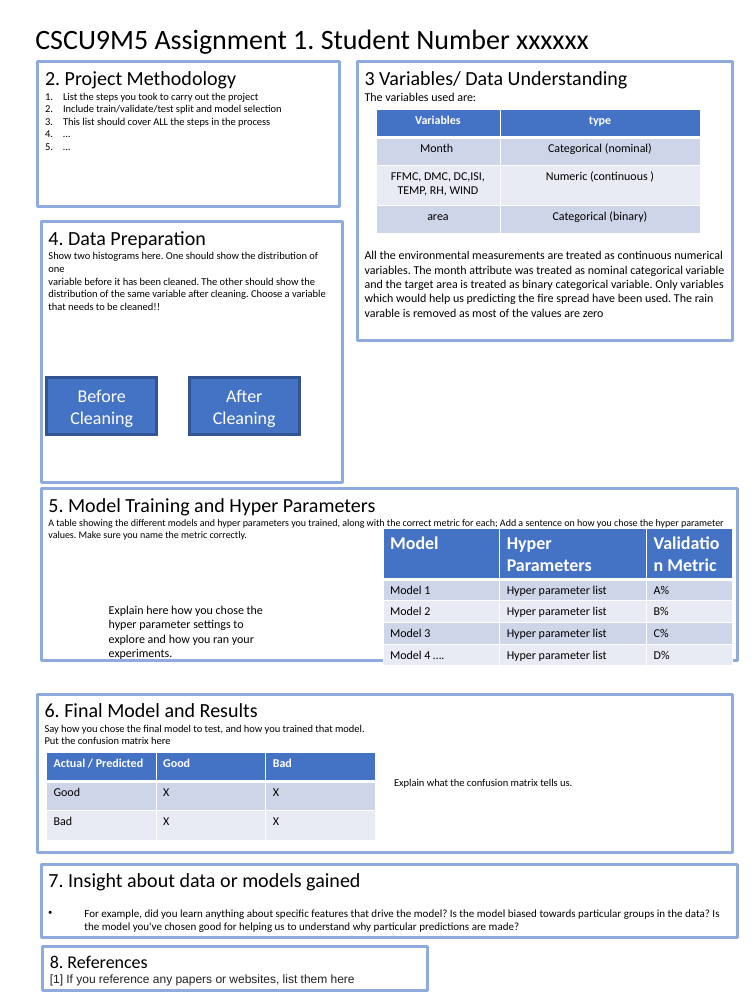
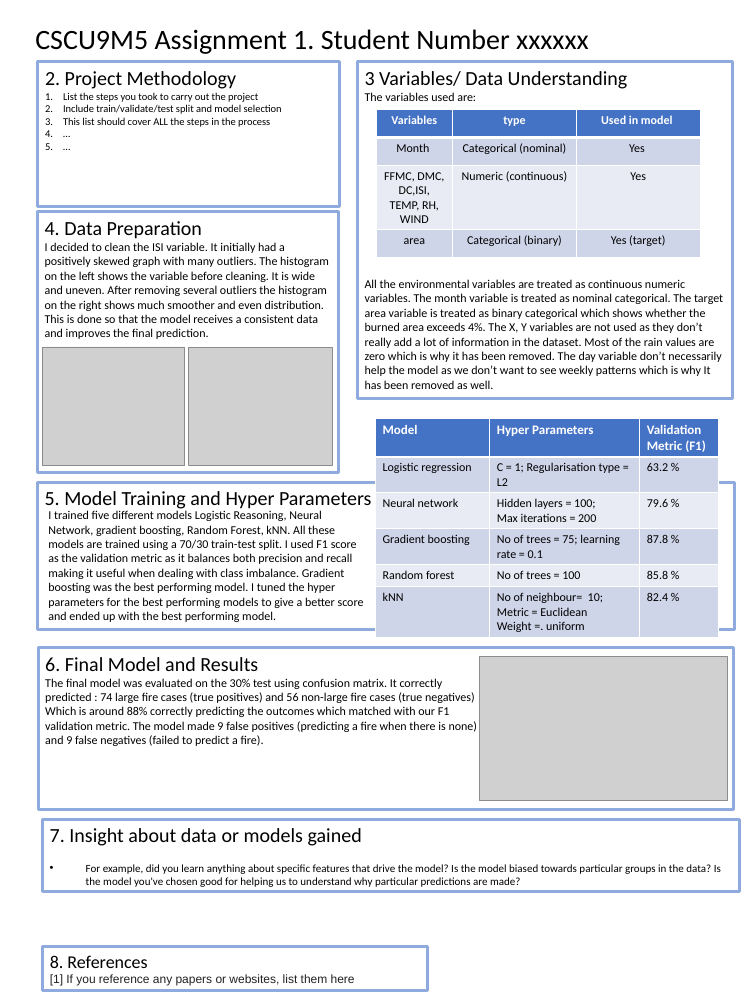
Before and after one commit to v-saketh-p/CSCU9M5_assignment, a slide deck: slide 2 of assignment_CSCU9M5.pptx. Drawn at 756x1008 pixels with LibreOffice and Linux fonts; fonts in the diff are those of the drawing; grey boxes stand for pictures. Boxes give left, top, right and bottom in pixels: in the first picture for what was removed or moved away, otherwise in the second. Text is boxed around its words. In the diff, an @@ line names an element or a change of style, - is before the commit and + after.

```diff
--- a/assignment_CSCU9M5.pptx
+++ b/assignment_CSCU9M5.pptx
@@ rectangle "3 Variables/ Data Understanding": place and size @@
-rectangle "3 Variables/ Data Understanding" at box(357, 62, 732, 341)
+rectangle "3 Variables/ Data Understanding" at box(357, 62, 732, 399)
@@ table at box(376, 109, 700, 258) @@
-column 2: type | Categorical (nominal) | Numeric (continuous ) | Categorical (binary)
+column 2: type | Categorical (nominal) | Numeric (continuous) | Categorical (binary)
+column 3: Used in model | Yes | Yes | Yes (target)
@@ rectangle "4. Data Preparation": place and size @@
-rectangle "4. Data Preparation" at box(41, 222, 343, 482)
+rectangle "4. Data Preparation" at box(37, 212, 339, 472)
@@ text in rectangle at box(45, 242, 329, 339): text changed; size 10.5 to 12 pt @@
-Show two histograms here. One should show the distribution of one
-variable before it has been cleaned. The other should show the
-distribution of the same variable after cleaning. Choose a variable
-that needs to be cleaned!!
+I decided to clean the ISI variable. It initially had a positively skewed graph with many outliers. The histogram on the left shows the variable before cleaning. It is wide and uneven. After removing several outliers the histogram on the right shows much smoother and even distribution. This is done so that the model receives a consistent data and improves the final prediction.
@@ text in rectangle at box(365, 279, 723, 389): text changed @@
-All the environmental measurements are treated as continuous numerical variables. The month attribute was treated as nominal categorical variable and the target area is treated as binary categorical variable. Only variables which would help us predicting the fire spread have been used. The rain varable is removed as most of the values are zero
+All the environmental variables are treated as continuous numeric variables. The month variable is treated as nominal categorical. The target area variable is treated as binary categorical which shows whether the burned area exceeds 4%. The X, Y variables are not used as they don’t really add a lot of information in the dataset. Most of the rain values are zero which is why it has been removed. The day variable don’t necessarily help the model as we don’t want to see weekly patterns which is why It has been removed as well.
@@ picture added at box(42, 347, 184, 466) @@
@@ picture added at box(188, 348, 333, 465) @@
@@ rectangle removed at box(47, 378, 157, 435) @@
-Before Cleaning
@@ rectangle removed at box(189, 378, 300, 435) @@
-After Cleaning
@@ table at box(375, 418, 719, 636) @@
-row 1: Model | Hyper Parameters | Validation Metric
-row 2: Model 1 | Hyper parameter list | A%
-row 3: Model 2 | Hyper parameter list | B%
-row 4: Model 3 | Hyper parameter list | C%
-row 5: Model 4 …. | Hyper parameter list | D%
+row 1: Model | Hyper Parameters | Validation Metric (F1)
+row 2: Logistic regression | C = 1; Regularisation type = L2 | 63.2 %
+row 3: Neural network | Hidden layers = 100; / Max iterations = 200 | 79.6 %
+row 4: Gradient boosting | No of trees = 75; learning rate = 0.1 | 87.8 %
+row 5: Random forest | No of trees = 100 | 85.8 %
+row 6: kNN | No of neighbour= 10; / Metric = Euclidean / Weight =. uniform | 82.4 %
@@ table: place and size @@
-table at box(383, 529, 733, 666)
+table at box(375, 418, 719, 636)
@@ rectangle "5. Model Training and Hyper ...": place and size @@
-rectangle "5. Model Training and Hyper ..." at box(41, 489, 738, 661)
+rectangle "5. Model Training and Hyper ..." at box(37, 482, 734, 629)
@@ text in rectangle at box(48, 519, 724, 540): paragraph removed @@
-A table showing the different models and hyper parameters you trained, along with the correct metric for each; Add a sentence on how you chose the hyper parameter values. Make sure you name the metric correctly.
@@ text at box(48, 510, 364, 622): text changed @@
-Explain here how you chose the hyper parameter settings to explore and how you ran your experiments.
+I trained five different models Logistic Reasoning, Neural Network, gradient boosting, Random Forest, kNN. All these models are trained using a 70/30 train-test split. I used F1 score as the validation metric as it balances both precision and recall making it useful when dealing with class imbalance. Gradient boosting was the best performing model. I tuned the hyper parameters for the best performing models to give a better score and ended up with the best performing model.
@@ rectangle "6. Final Model and Results": place and size @@
-rectangle "6. Final Model and Results" at box(37, 694, 733, 852)
+rectangle "6. Final Model and Results" at box(38, 647, 734, 810)
@@ picture added at box(479, 657, 727, 800) @@
@@ text in rectangle at box(45, 678, 477, 746): text changed; size 10.5 to 12 pt @@
-Say how you chose the final model to test, and how you trained that model.
-Put the confusion matrix here
+The final model was evaluated on the 30% test using confusion matrix. It correctly
+predicted : 74 large fire cases (true positives) and 56 non-large fire cases (true negatives)
+Which is around 88% correctly predicting the outcomes which matched with our F1
+validation metric. The model made 9 false positives (predicting a fire when there is none)
+and 9 false negatives (failed to predict a fire).
@@ table removed at box(46, 752, 374, 841), 3 rows, 3 columns @@
-Actual / Predicted | Good | Bad
-Good | X | X
-Bad | X | X
@@ text removed at box(394, 778, 572, 788) @@
-Explain what the confusion matrix tells us.
@@ rectangle "7. Insight about data or ...": place and size @@
-rectangle "7. Insight about data or ..." at box(41, 864, 738, 937)
+rectangle "7. Insight about data or ..." at box(42, 819, 739, 892)
```
Also in this commit, not shown: 1 other slide changed, 1 slide added, 1 slide removed.
